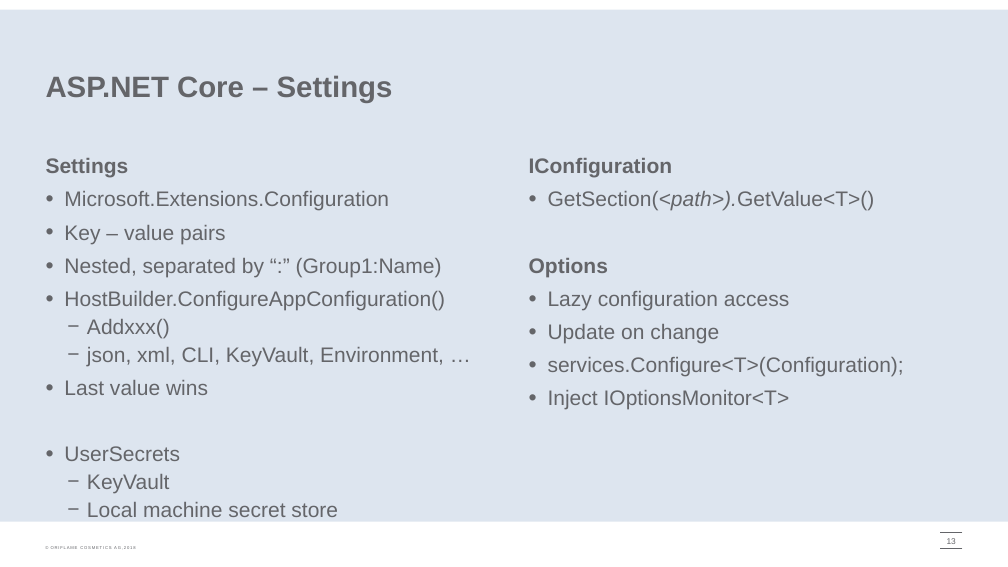
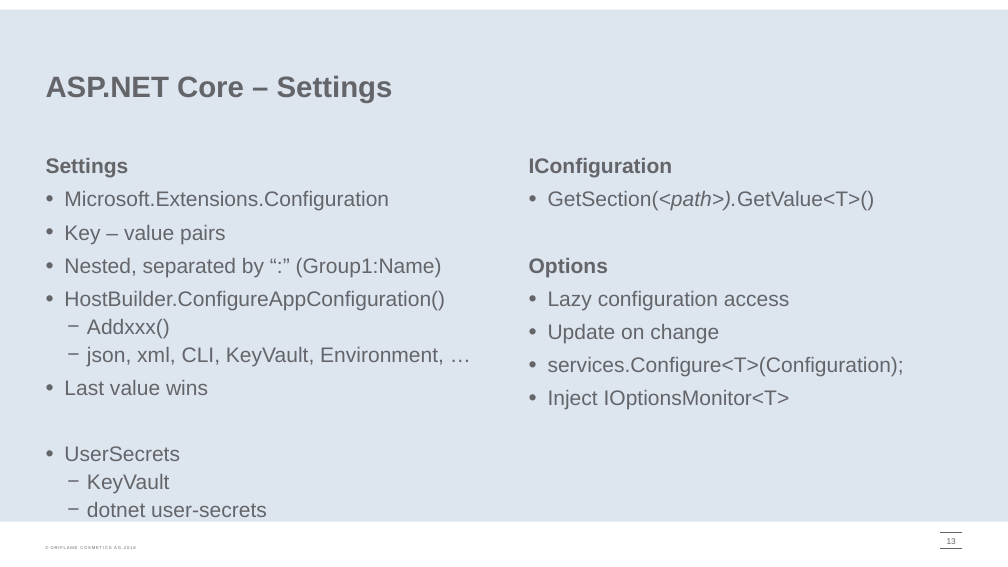
Before and after one commit to onpaj/coreintro, a slide deck: slide 13 of docs/CoreIntro.pptx. Drawn at 1008x567 pixels with LibreOffice and Linux fonts; fonts in the diff are those of the drawing; background and template pictures are left out. Boxes give left, top, right and bottom in pixels: in the first picture for what was removed or moved away, otherwise in the second. Text is boxed around its words. In the diff, an @@ line names an element or a change of style, - is before the commit and + after.

Commit message:
presentation update

```diff
--- a/docs/CoreIntro.pptx
+++ b/docs/CoreIntro.pptx
@@ text at (87,502,267,517): text changed @@
-  − Local machine secret store
+  − dotnet user-secrets
```
Also in this commit, not shown: 1 other slide changed, 1 other file.
